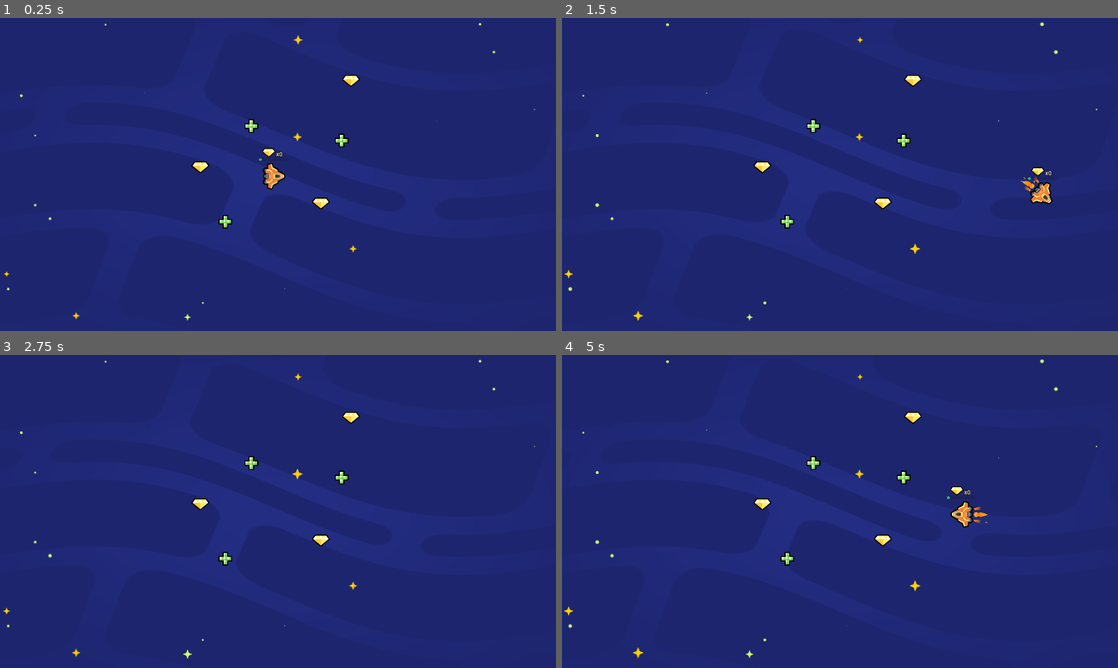
Above: before the commit, frames 1-4 (two rows, left to right).
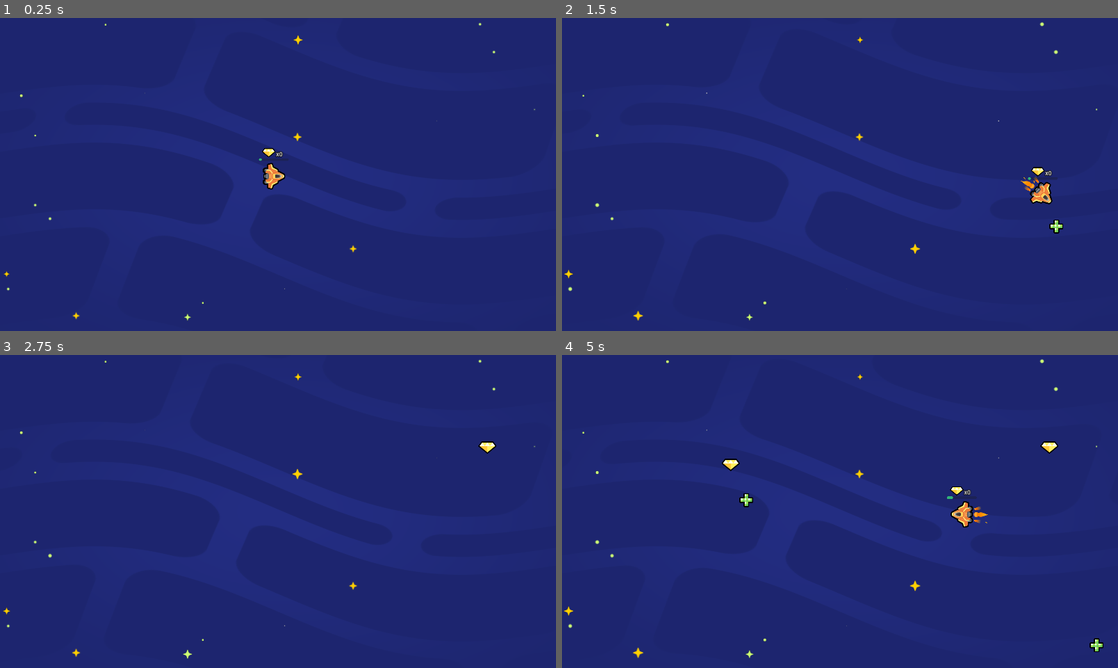
Above: after the commit, the same moments.

Repository: raweggyolk/2d-GameDev-Course
Game: Godot game, scene res://lessons/space_level.tscn
The game is run twice, just before and just after one commit, with the same random seed, the same clock (stepped at 60 frames per second) and the same inputs.
Inputs:
- Up to frame 1 (0.25 s): no input
- Up to frame 2 (1.5 s): hold D (move_right) 0.53-1.28 s; hold S (move_down) from 1.28 s (still down)
- Up to frame 3 (2.75 s): release S (move_down) at 2.03 s; hold D (move_right) from 2.03 s (still down)
- Up to frame 4 (5 s): release D (move_right) at 2.78 s; hold W (move_up) 2.78-3.53 s; tap Enter at 3.5 s; hold A (move_left) from 3.53 s (still down)

The runs differ from the first frame. In frame 1, 0.5% of the frame differs, in the area x 34-65%, y 18-68%; in frame 2, 0.6%; in frame 3, 0.6%; in frame 4, 0.8%, in the area x 28-98%, y 18-95%.

Commit message:
L7: Spawn Items Randomly

Diff:
--- /dev/null
+++ b/05.loot_it_all_workbook/lessons/random_item_placer.gd
@@ -0,0 +1,25 @@
+extends Node2D
+
+var item_scenes := [
+	preload("res://gem.tscn"),
+	preload("res://health_pack.tscn")
+]
+
+
+# Called when the node enters the scene tree for the first time.
+func _ready() -> void:
+	get_node("Timer").timeout.connect(_on_timer_timeout)
+
+func _on_timer_timeout() -> void:
+	var random_item_scene: PackedScene = item_scenes.pick_random()
+	var item_instance := random_item_scene.instantiate()
+	add_child(item_instance)
+	var viewport_size := get_viewport_rect().size
+	var random_position := Vector2(0, 0)
+	random_position.x = randf_range(0, viewport_size.x)
+	random_position.y = randf_range(0, viewport_size.y)
+	item_instance.position = random_position
+
+# Called every frame. 'delta' is the elapsed time since the previous frame.
+func _process(delta):
+	pass
--- /dev/null
+++ b/05.loot_it_all_workbook/lessons/random_item_placer.tscn
@@ -0,0 +1,9 @@
+[gd_scene load_steps=2 format=3 uid="uid://n5gn4hm4r46m"]
+
+[ext_resource type="Script" path="res://lessons/random_item_placer.gd" id="1_fayik"]
+
+[node name="RandomItemPlacer" type="Node2D"]
+script = ExtResource("1_fayik")
+
+[node name="Timer" type="Timer" parent="."]
+autostart = true
--- a/05.loot_it_all_workbook/lessons/space_level.tscn
+++ b/05.loot_it_all_workbook/lessons/space_level.tscn
@@ -1,9 +1,8 @@
-[gd_scene load_steps=5 format=3 uid="uid://btkjymc78ap8d"]
+[gd_scene load_steps=4 format=3 uid="uid://btkjymc78ap8d"]
 
 [ext_resource type="PackedScene" uid="uid://dmv50krf4bo5r" path="res://lessons/ship.tscn" id="2_2j1u5"]
+[ext_resource type="PackedScene" uid="uid://n5gn4hm4r46m" path="res://lessons/random_item_placer.tscn" id="3_bomfn"]
 [ext_resource type="PackedScene" uid="uid://bxfevggvxo634" path="res://assets/background/space_background.tscn" id="3_e6xy1"]
-[ext_resource type="PackedScene" uid="uid://byccl16qkt5g0" path="res://health_pack.tscn" id="3_uipin"]
-[ext_resource type="PackedScene" uid="uid://dvvapu20di57r" path="res://gem.tscn" id="4_0hr0y"]
 
 [node name="Level" type="Node2D"]
 
@@ -12,20 +11,4 @@
 
 [node name="SpaceBackground" parent="." instance=ExtResource("3_e6xy1")]
 
-[node name="HealthPack" parent="." instance=ExtResource("3_uipin")]
-position = Vector2(868, 373)
-
-[node name="HealthPack2" parent="." instance=ExtResource("3_uipin")]
-position = Vector2(778, 703)
-
-[node name="HealthPack3" parent="." instance=ExtResource("3_uipin")]
-position = Vector2(1180, 423)
-
-[node name="Gem" parent="." instance=ExtResource("4_0hr0y")]
-position = Vector2(1108, 640)
-
-[node name="Gem2" parent="." instance=ExtResource("4_0hr0y")]
-position = Vector2(692, 515)
-
-[node name="Gem3" parent="." instance=ExtResource("4_0hr0y")]
-position = Vector2(1212, 217)
+[node name="RandomItemPlacer" parent="." instance=ExtResource("3_bomfn")]
--- a/05.loot_it_all_workbook/practices/L7.P1.spawn_random_items/random_collectible_placer.gd
+++ b/05.loot_it_all_workbook/practices/L7.P1.spawn_random_items/random_collectible_placer.gd
@@ -1,6 +1,8 @@
 extends Node2D
 
 var collectible_scenes := [
+	preload("coin.tscn"),
+	preload("energy_pack.tscn")
 ]
 
 
@@ -9,4 +11,6 @@
 
 
 func _on_timer_timeout() -> void:
-	pass
+	var random_collectible_scene: PackedScene = collectible_scenes.pick_random()
+	var collectible_instance := random_collectible_scene.instantiate()
+	add_child(collectible_instance)
--- a/05.loot_it_all_workbook/practices/L7.P1.spawn_random_items/spawn_random_items.tscn
+++ b/05.loot_it_all_workbook/practices/L7.P1.spawn_random_items/spawn_random_items.tscn
@@ -1,13 +1,11 @@
-[gd_scene load_steps=3 format=3]
+[gd_scene load_steps=2 format=3 uid="uid://bx51x7hn3kmpk"]
 
 [ext_resource type="PackedScene" path="res://practices/L7.P1.spawn_random_items/random_collectible_placer.tscn" id="1_xxubk"]
-[ext_resource type="Script" path="res://practices/L7.P1.spawn_random_items/random_collectible_placer.gd" id="2_fmxc1"]
 
 [node name="SpawnRandomItems" type="Node2D"]
 
-[node name="RandomCollectiblePlacer" type="Node2D" parent="." instance=ExtResource("1_xxubk")]
+[node name="RandomCollectiblePlacer" parent="." instance=ExtResource("1_xxubk")]
 position = Vector2(960, 540)
-script = ExtResource("2_fmxc1")
 
 [node name="ExtraVisuals" type="Node" parent="."]
 
